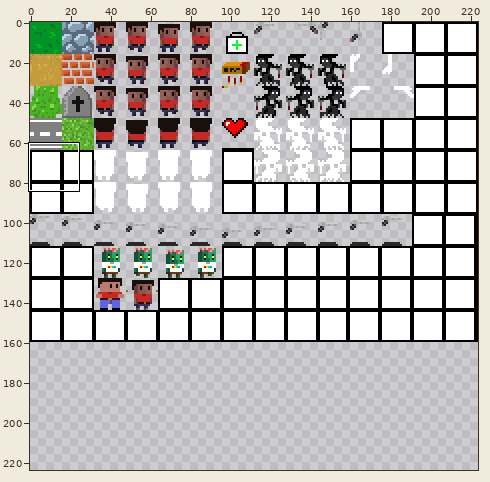
Sprite sheet -- game_01/res/spritesheet.png. The picture above shows the old version from afar; the outline marks the close-up.
Close-up. Earlier state:
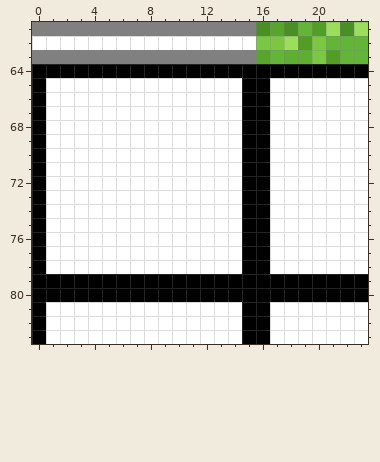
The file is 224x160 pixels. Pixels under 10% opacity are left out. Colours within 5 levels of each other are drawn and written as one. Shown: x 0..23, y 61..83. The old version is drawn lined up with the new one, on the new canvas. The commit also changed other parts of the picture, which this record leaves out.
And afterwards:
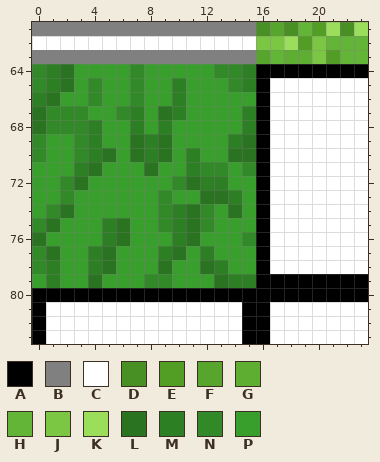
Palette (. is transparent): A #000000  B #808080  C #ffffff  D #488f24  E #529e25  F #57a52c  G #5eae31  H #63b537  J #7bc743  K #9bde5c  L #2a7421  M #2d7f24  N #318927  P #389e2c
The exact change:
canvas 224x160 -> 224x224
@@ x 0..23 @@
 63 BBBBBBBBBBBBBBBBFHGGJEHH
-64 AAAAAAAAAAAAAAAAAAAAAAAA
-65 ACCCCCCCCCCCCCCAACCCCCCC
-66 ACCCCCCCCCCCCCCAACCCCCCC
-67 ACCCCCCCCCCCCCCAACCCCCCC
-68 ACCCCCCCCCCCCCCAACCCCCCC
-69 ACCCCCCCCCCCCCCAACCCCCCC
-70 ACCCCCCCCCCCCCCAACCCCCCC
-71 ACCCCCCCCCCCCCCAACCCCCCC
-72 ACCCCCCCCCCCCCCAACCCCCCC
-73 ACCCCCCCCCCCCCCAACCCCCCC
-74 ACCCCCCCCCCCCCCAACCCCCCC
-75 ACCCCCCCCCCCCCCAACCCCCCC
-76 ACCCCCCCCCCCCCCAACCCCCCC
-77 ACCCCCCCCCCCCCCAACCCCCCC
-78 ACCCCCCCCCCCCCCAACCCCCCC
-79 AAAAAAAAAAAAAAAAAAAAAAAA
+64 NMLPPPPNPPPPPNNMAAAAAAAA
+65 NMLPNPPNPPMPPPNMACCCCCCC
+66 MLPPNPPNPPMPPPPPACCCCCCC
+67 LNNNPPNMPLMPPPPMACCCCCCC
+68 LNNNMPPMPMPPPPPMACCCCCCC
+69 NPPNMPPLMLPPPPMLACCCCCCC
+70 NPPNMLPLMLPMPPLLACCCCCCC
+71 PPPMLPPPLPPMNNPNACCCCCCC
+72 PPNLPPPPPPNLMMPPACCCCCCC
+73 PPNPPPPPPNPPLLMPACCCCCCC
+74 PNLPPPPPPNMLNPLPACCCCCCC
+75 NLPPPMLPPNMLNPPPACCCCCCC
+76 LPPPPMLPPPMLPPPNACCCCCCC
+77 NLPPMLPPPMLPMPPPACCCCCCC
+78 NMPPMLPPPLPPLMPPACCCCCCC
+79 PMPPLPPPNNPPPLMMAAAAAAAA
 80 AAAAAAAAAAAAAAAAAAAAAAAA
Where, in picture pixels (left, top, right, bottom), the same in both close-ups:
changed: (32, 64, 256, 288)
